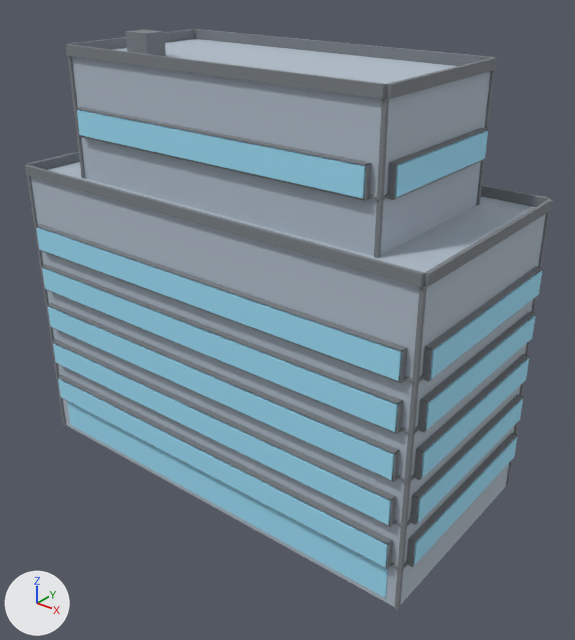
What one commit did to the glTF model public/buildings/lot_4x2.glb.
One viewpoint serves both versions: a camera (50 mm lens) standing at (46.8, -30.5, 34.9) and looking at (17.0, 6.8, 11.7). Arrows for +X, +Y and +Z are at lower left; the lights stay in place. The picture after the commit comes second.

Objects in the first picture: 'lot_4x2'.
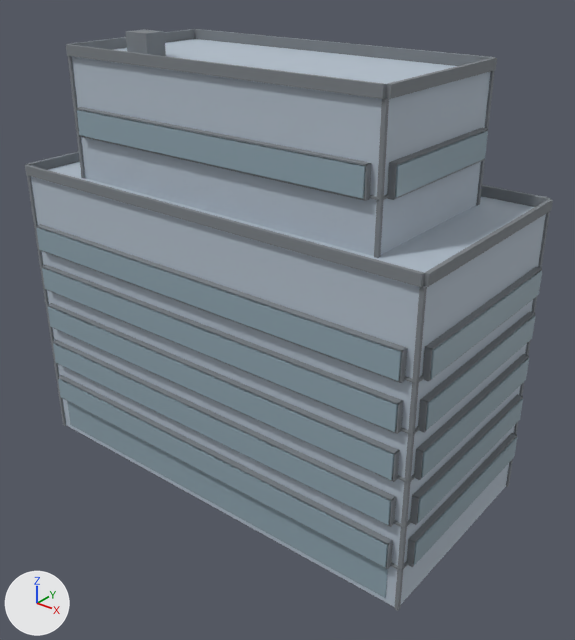
Where the change shows, as pixel boxes (x1, y1, x2, y2) in the pictures (575 x 640 px):
```json
{"object": "lot_4x2", "change": "recoloured", "before": [34, 107, 542, 600], "after": [34, 107, 542, 600], "on screen": "cyan to greyish blue"}
```

The change, as JSON lines over the scene's bpy script:
```json
{"op": "set", "path": "mat_lot_4x2_glass.base_color", "old": "(0.35, 0.75, 0.95)", "new": "(0.28, 0.38, 0.44)", "note": "cyan #a0e1f9 -> greyish blue #90a6b1"}
```
